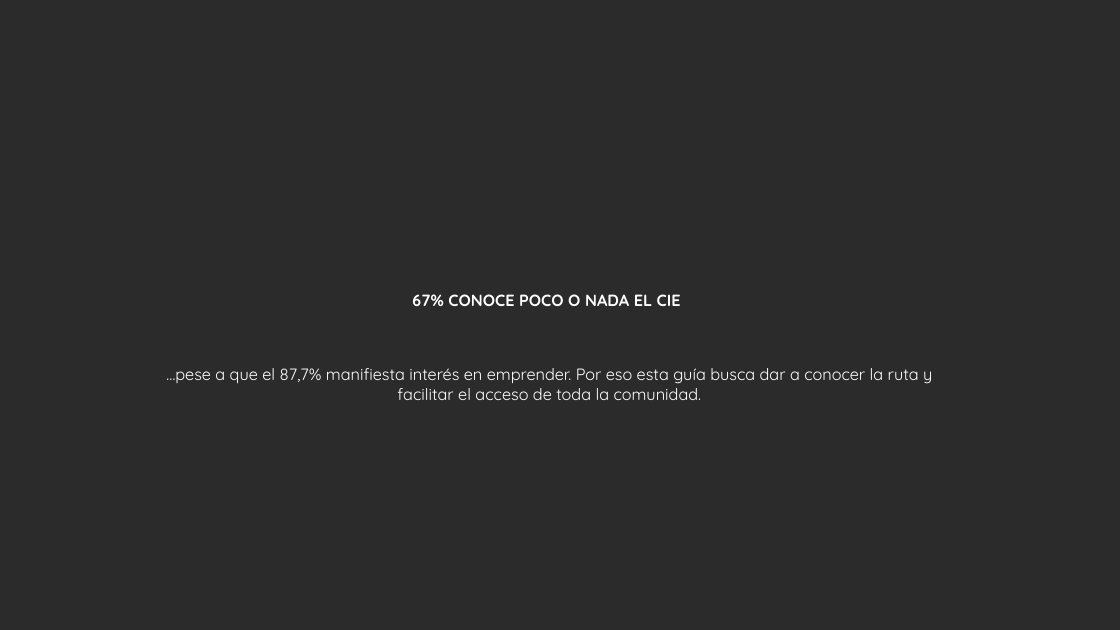
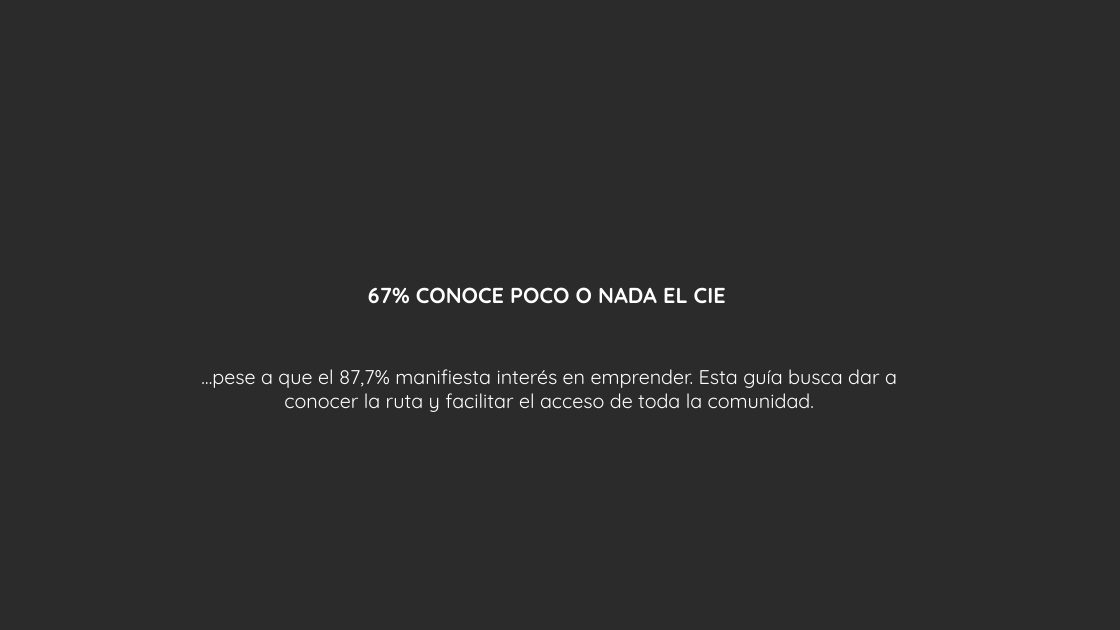
Before and after one commit to ronaldojavier100-oss/case, a slide deck: slide 3 of Ruta-Emprendimiento-CIE.pptx. Drawn at 1120x630 pixels with LibreOffice and Linux fonts; fonts in the diff are those of the drawing; background and template pictures are left out; a plain dark background stands for a picture behind light text. Boxes give left, top, right and bottom in pixels: in the first picture for what was removed or moved away, otherwise in the second. Text is boxed around its words. In the diff, an @@ line names an element or a change of style, - is before the commit and + after.

```diff
--- a/Ruta-Emprendimiento-CIE.pptx
+++ b/Ruta-Emprendimiento-CIE.pptx
@@ text "67% CONOCE POCO O NADA ..." at (368,287,726,304): size 48 to 64 pt @@
@@ text at (201,369,897,412): text changed; size 28 to 34 pt @@
-…pese a que el 87,7% manifiesta interés en emprender. Por eso esta guía busca dar a conocer la ruta y facilitar el acceso de toda la comunidad.
+…pese a que el 87,7% manifiesta interés en emprender. Esta guía busca dar a conocer la ruta y facilitar el acceso de toda la comunidad.
```
Also in this commit, not shown: 14 other slides changed.
